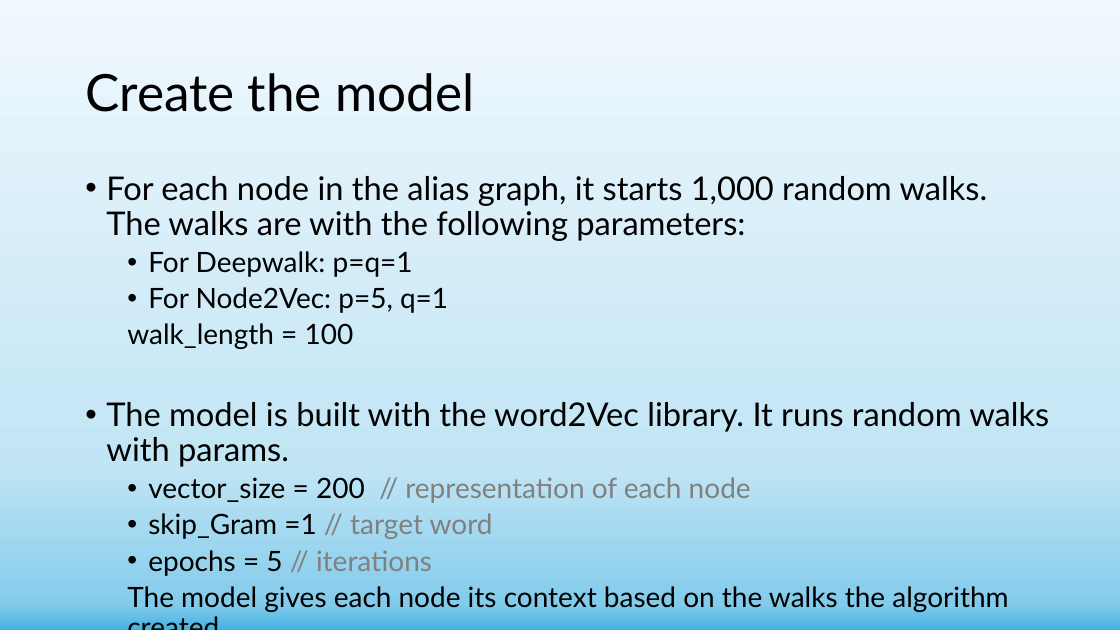
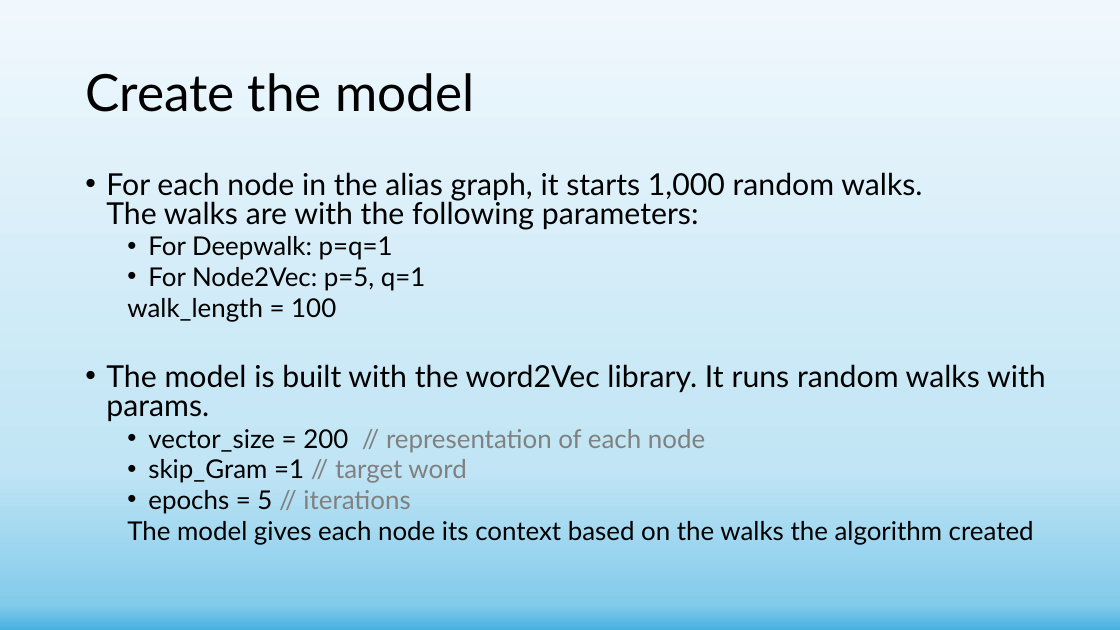
Before and after one commit to shachar700/Graph-Embedding, a slide deck: slide 14 of doc/Graph-Embedding Presentation.pptx. Drawn at 1120x630 pixels with LibreOffice and Linux fonts; fonts in the diff are those of the drawing. Boxes give left, top, right and bottom in pixels: in the first picture for what was removed or moved away, otherwise in the second. Text is boxed around its words. In the diff, an @@ line names an element or a change of style, - is before the commit and + after.

```diff
--- a/doc/Graph-Embedding Presentation.pptx
+++ b/doc/Graph-Embedding Presentation.pptx
@@ text "For each node in the ..." at <box>106,172,1046,545</box>: size 28 to 25.9 pt in "For each node in the alias graph, ...", "The model is built with the word2Vec ..."; size 24 to 22.2 pt in "For Deepwalk: p=q=1", "For Node2Vec: p=5, q=1", "walk_length = 100", "vector_size = 200 // representation of each ..." and 3 more places; line spacing 0.9 to 0.8 @@
```
Also in this commit, not shown: 16 other slides changed.
